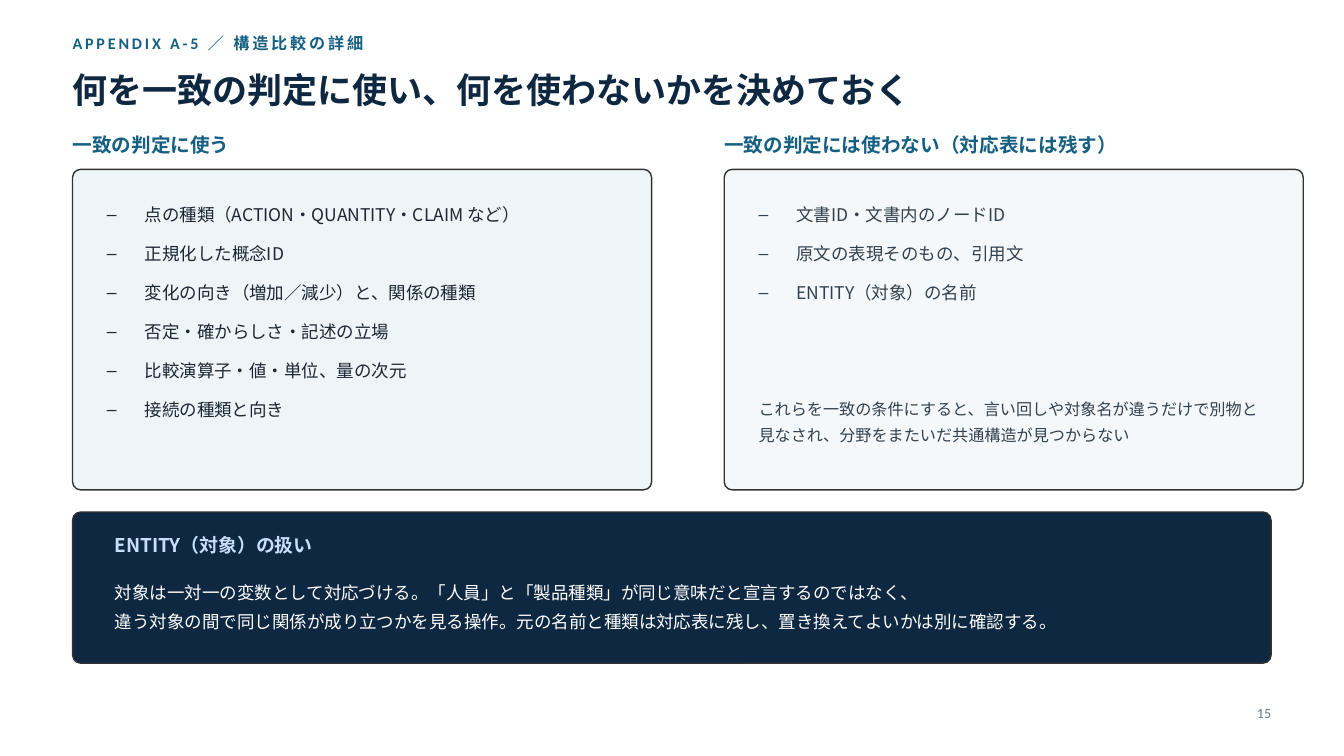
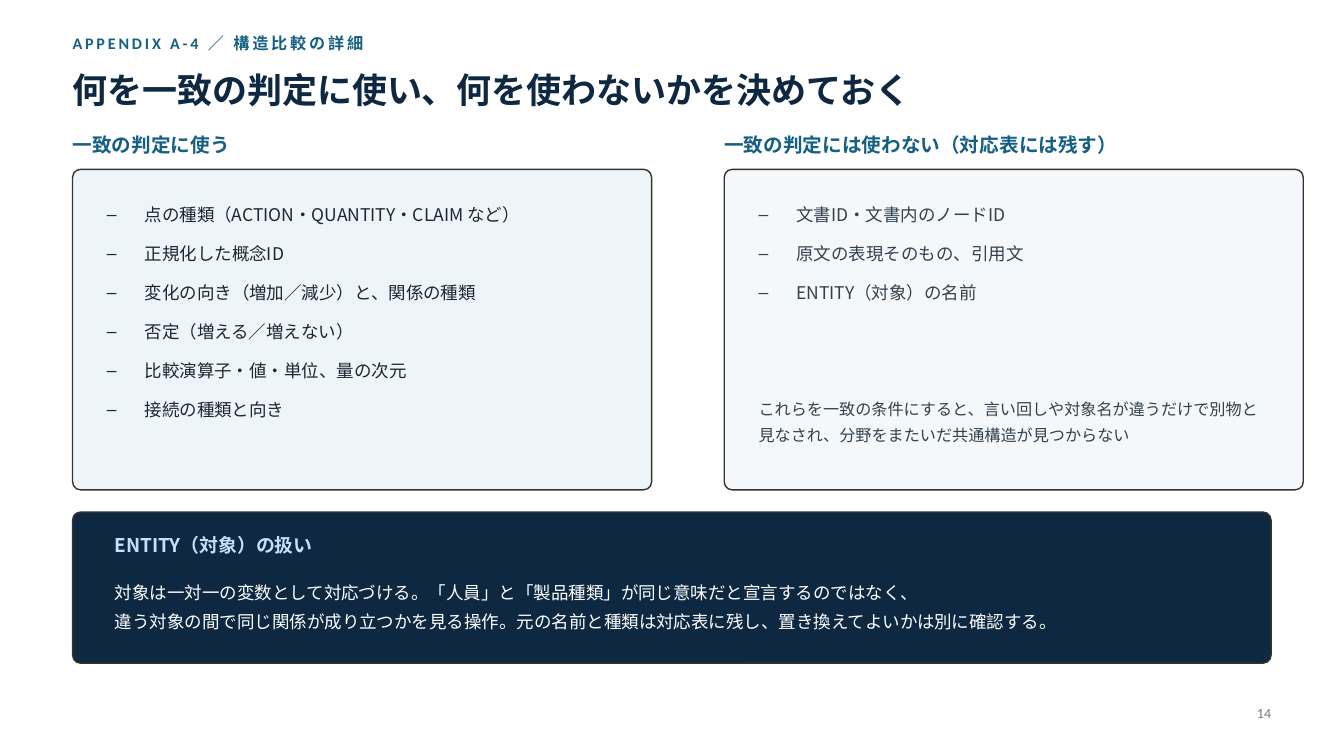
Before and after one commit to fumin0ri/structuring, a slide deck: slide 15 of インターン成果報告.pptx. Drawn at 1344x756 pixels with LibreOffice and Linux fonts; fonts in the diff are those of the drawing. Boxes give left, top, right and bottom in pixels: in the first picture for what was removed or moved away, otherwise in the second. Text is boxed around its words. In the diff, an @@ line names an element or a change of style, - is before the commit and + after.

```diff
--- a/インターン成果報告.pptx
+++ b/インターン成果報告.pptx
@@ text at [73,35,363,51]: text changed @@
-APPENDIX A-5 ／ 構造比較の詳細
+APPENDIX A-4 ／ 構造比較の詳細
@@ text at [145,323,354,340]: text changed @@
-– 否定・確からしさ・記述の立場
+– 否定（増える／増えない）
@@ text at [1257,709,1271,718]: text changed @@
-15
+14
```
Also in this commit, not shown: 11 other slides changed, 3 slides added, 3 slides removed.
